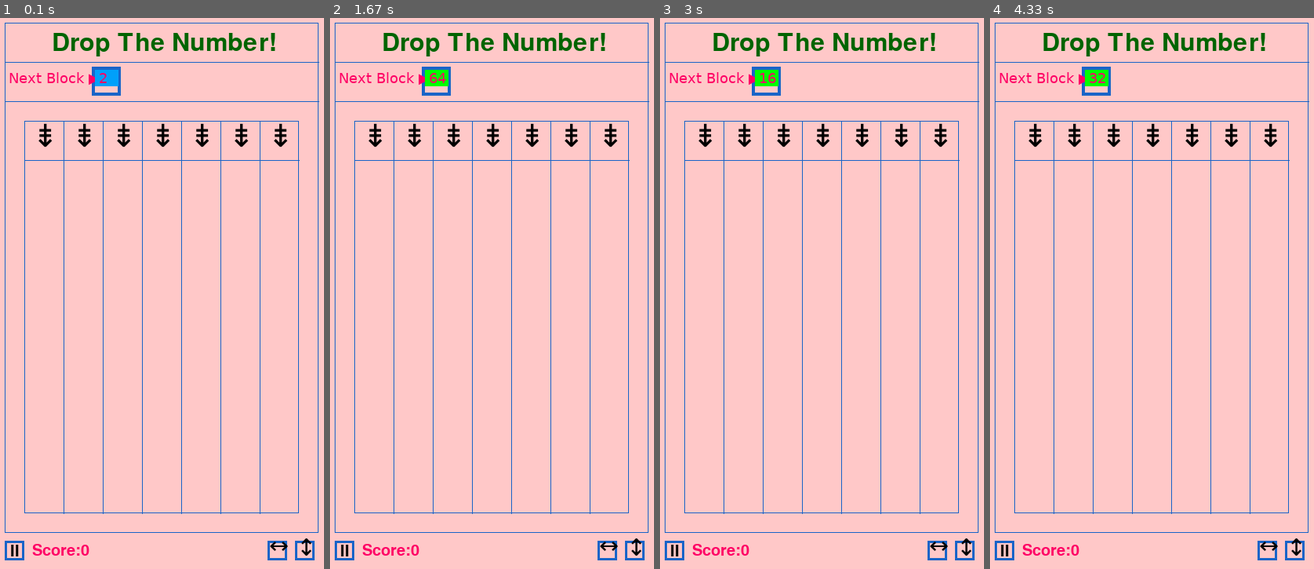
Above: before the commit, frames 1-4 (left to right).
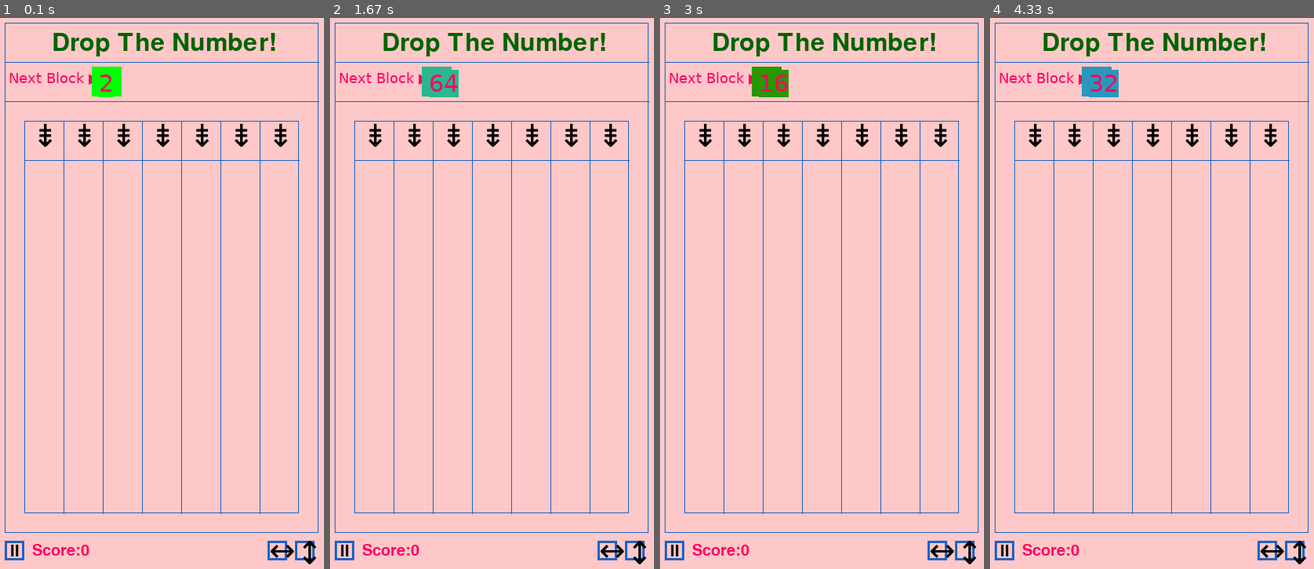
Above: after the commit, the same moments.

Repository: Allen-wa-ng/09170134githw1
Game: pygame game, started from game.py
The game is run twice, just before and just after one commit, with the same random seed, the same clock (stepped at 60 frames per second) and the same inputs.
Inputs:
- Up to frame 1 (0.1 s): no input
- Up to frame 2 (1.67 s): no input
- Up to frame 3 (3 s): no input
- Up to frame 4 (4.33 s): no input

The runs differ from the first frame. In frame 1, 0.7% of the frame differs, in the area x 28-98%, y 8-100%; in frame 2, 0.8%; in frame 3, 0.8%; in frame 4, 0.8%.

Commit message:
fix log bug and filling issue

Diff:
--- a/game.py
+++ b/game.py
@@ -4,6 +4,8 @@
 import random
 import math
 from time import sleep
+def getBaseLog(x, y):
+  return math.log(y) / math.log(x)
 
 #initial set up
 pygame.init()
@@ -39,7 +41,7 @@
 text=font.render('Drop The Number!', True,(0,100,0))
 screen.blit(text,(110,35))
 #NEXT BLOCK
-font=pygame.font.SysFont('arialunicode',18)
+font=pygame.font.SysFont('dejavusans',18)
 text=font.render('Next Block ▶ ', True,(255,0,100))
 screen.blit(text,(55,85))
 #SCORE
@@ -51,22 +53,20 @@
 text=font.render('II', True,(0,0,0))
 screen.blit(text,(57,689))
 #ARROW DOWN
-font=pygame.font.SysFont('arialunicode',40)
+font=pygame.font.SysFont('dejavusans',40)
 text=font.render('⇟', True,(0,0,0))
 for i in range(7):
     screen.blit(text,(85+i*50,145))
 #ARROW R&L
-font=pygame.font.SysFont('arialunicode',30)
 text=font.render('↔', True,(0,0,0))
 screen.blit(text,(387,673))
 #ARROW UP&DOWN
-font=pygame.font.SysFont('arialunicode',30)
 text=font.render('↕', True,(0,0,0))
 screen.blit(text,(422,676.5))
 
+font=pygame.font.SysFont('dejavusans',30)
 #RANDOM NUMBER
 #NEXT BLOCK NUMBER
-font=pygame.font.SysFont('arialunicode',18)
 random.seed()
 
 #color array
@@ -78,10 +78,10 @@
 cur =0
 while Running:
     cur=pow(2,random.randint(1,6))
-    text=font.render('     ',True,(255,0,100),col_list[int(math.log(2,cur))])
-    screen.blit(text,(165,85))
+    pygame.draw.rect(screen, col_list[int(getBaseLog(2,cur))-1], (161,81,38,38), 0)
     pygame.display.update()
-    text=font.render(str(cur),True,(255,0,100),col_list[int(math.log(2,cur))])
+    print(getBaseLog(2,cur))
+    text=font.render(str(cur),True,(255,0,100),col_list[int(getBaseLog(2,cur))-1])
     screen.blit(text,(170,85))
     pygame.display.update()
     sleep(1)
@@ -89,10 +89,5 @@
         if event.type==pygame.QUIT:
             pygame.quit()
             quit()
-
-
-
-
-
 #UPDATE
 pygame.display.update()
